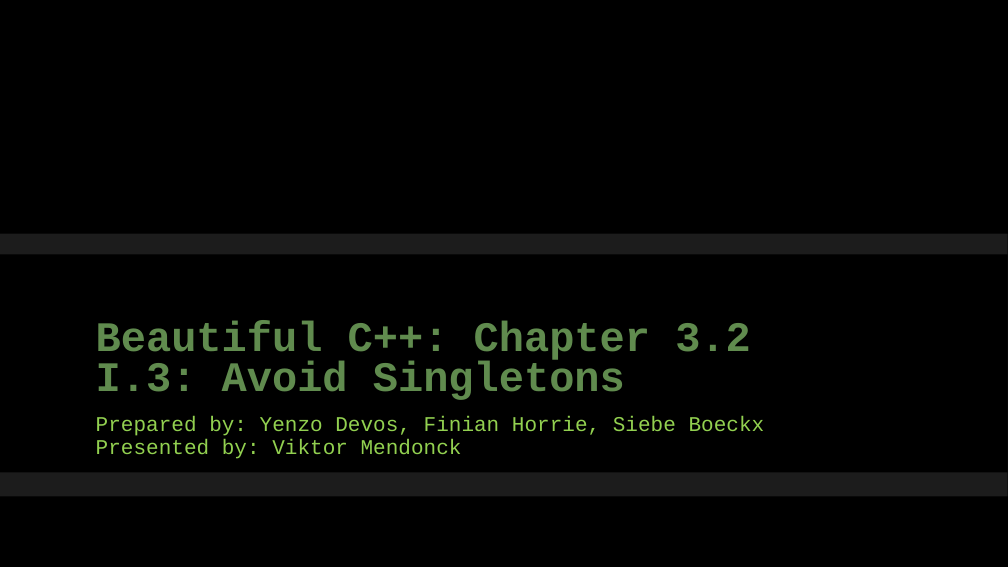
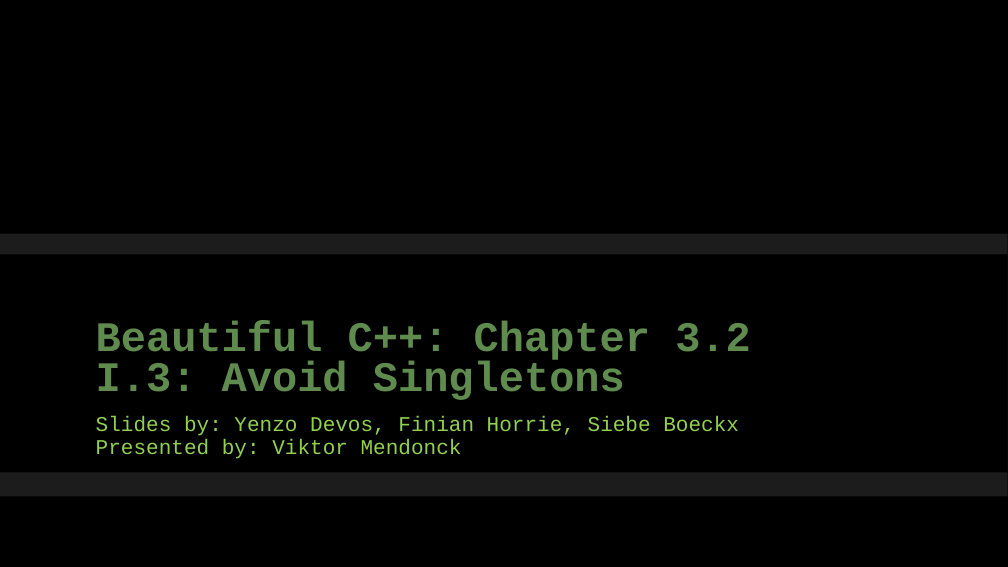
Before and after one commit to FHorrie/Prog4Presentation, a slide deck: slide 1 of Beautiful C++ ch3-2 I.3.pptx. Drawn at 1008x567 pixels with LibreOffice and Linux fonts; fonts in the diff are those of the drawing; background and template pictures are left out. Boxes give left, top, right and bottom in pixels: in the first picture for what was removed or moved away, otherwise in the second. Text is boxed around its words. In the diff, an @@ line names an element or a change of style, - is before the commit and + after.

```diff
--- a/Beautiful C++ ch3-2 I.3.pptx
+++ b/Beautiful C++ ch3-2 I.3.pptx
@@ subtitle at [96,416,739,436]: text changed @@
-Prepared by: Yenzo Devos, Finian Horrie, Siebe Boeckx
+Slides by: Yenzo Devos, Finian Horrie, Siebe Boeckx
```
Also in this commit, not shown: 1 other slide changed, 1 slide added.
